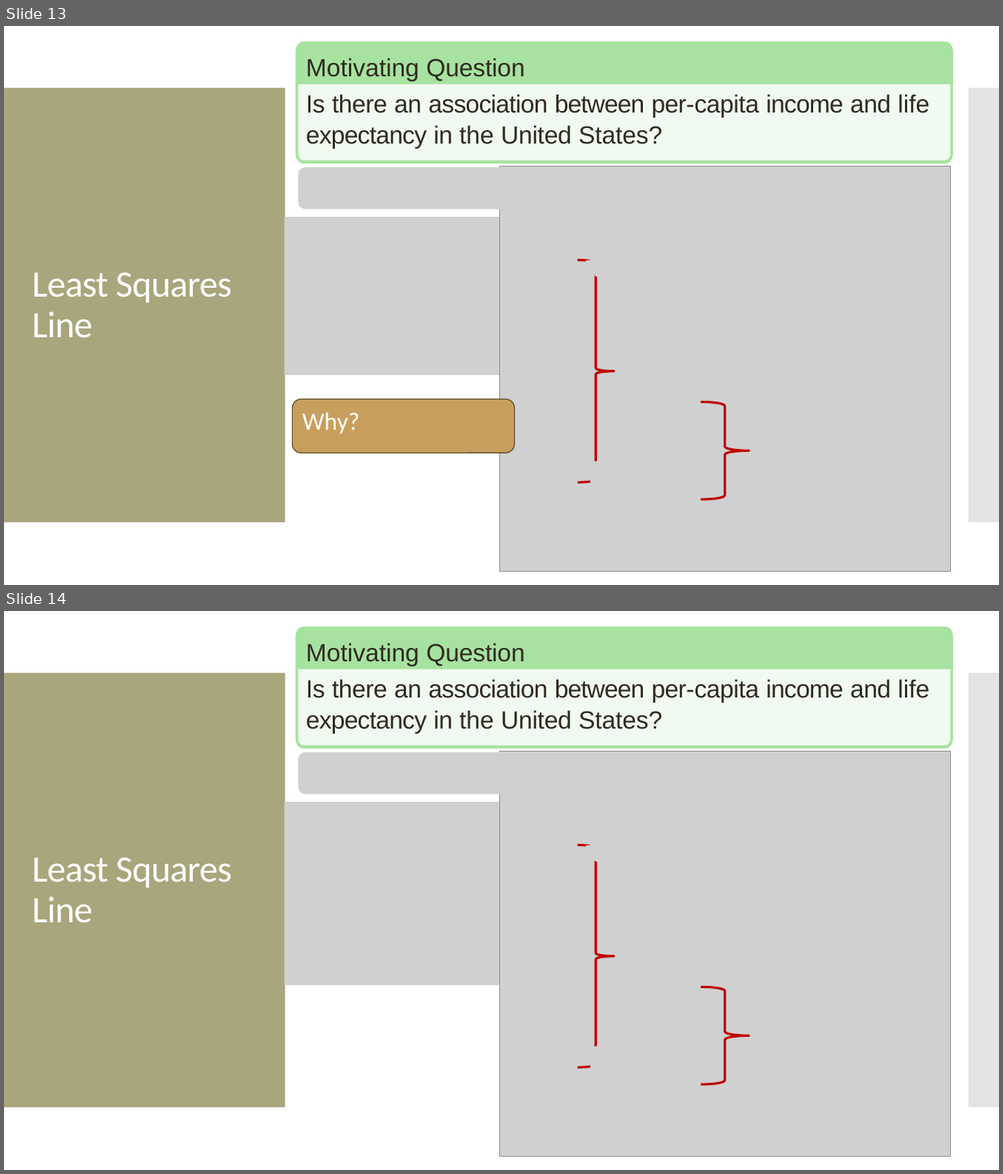
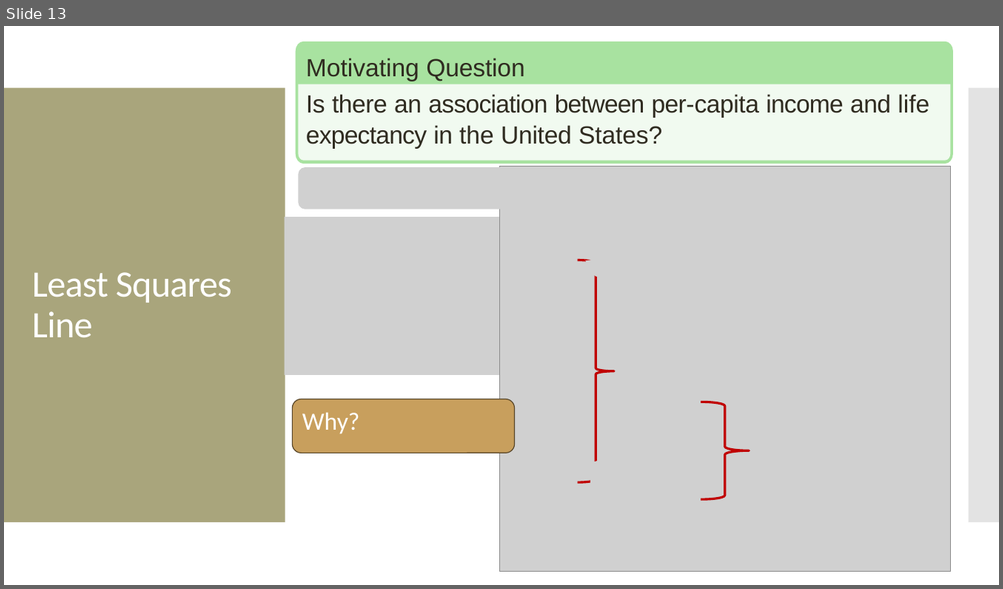
Before and after one commit to amosca01/MATH108-S24, a slide deck: slides/06-simple-linear-reg-pt2.pptx. Shown one above the other, each under a label of ours: slides 13 and 14 before the commit, slide 13 after it. The pictures are 1003x1174 and 1003x589 pixels, drawn with LibreOffice and Linux fonts; fonts in the diff are those of the drawing; grey boxes stand for pictures. Boxes give left, top, right and bottom in pixels: in the first picture for what was removed or moved away, otherwise in the second. Text is boxed around its words. In the diff, an @@ line names an element or a change of style, - is before the commit and + after.

```diff
--- a/slides/06-simple-linear-reg-pt2.pptx
+++ b/slides/06-simple-linear-reg-pt2.pptx
@@ slide 14 removed at bbox=[4, 611, 999, 1170], background #FFFFFF; not listed: 2 template elements that a slide beside it also shows @@
@@ freeform shape removed at bbox=[296, 627, 953, 749] @@
@@ text removed at bbox=[306, 643, 929, 734] @@
-Motivating Question
-Is there an association between per-capita income and life expectancy in the United States?
@@ freeform shape removed at bbox=[298, 669, 950, 745] @@
@@ picture removed at bbox=[298, 753, 748, 795] @@
@@ picture removed at bbox=[499, 752, 950, 1156] @@
@@ picture removed at bbox=[284, 802, 518, 985] @@
@@ picture removed at bbox=[592, 820, 643, 863] @@
@@ right brace removed at bbox=[577, 846, 614, 1068] @@
@@ title removed at bbox=[32, 857, 232, 923] @@
-Least Squares Line
@@ picture removed at bbox=[624, 934, 674, 975] @@
@@ picture removed at bbox=[735, 936, 786, 977] @@
@@ right brace removed at bbox=[701, 987, 749, 1085] @@
@@ picture removed at bbox=[757, 1008, 808, 1051] @@
@@ picture removed at bbox=[590, 1046, 641, 1088] @@
@@ picture removed at bbox=[737, 1059, 788, 1100] @@
```
Also in this commit, not shown: 2 slides changed, 8 slides added, 1 other slide removed, 15 other files.
